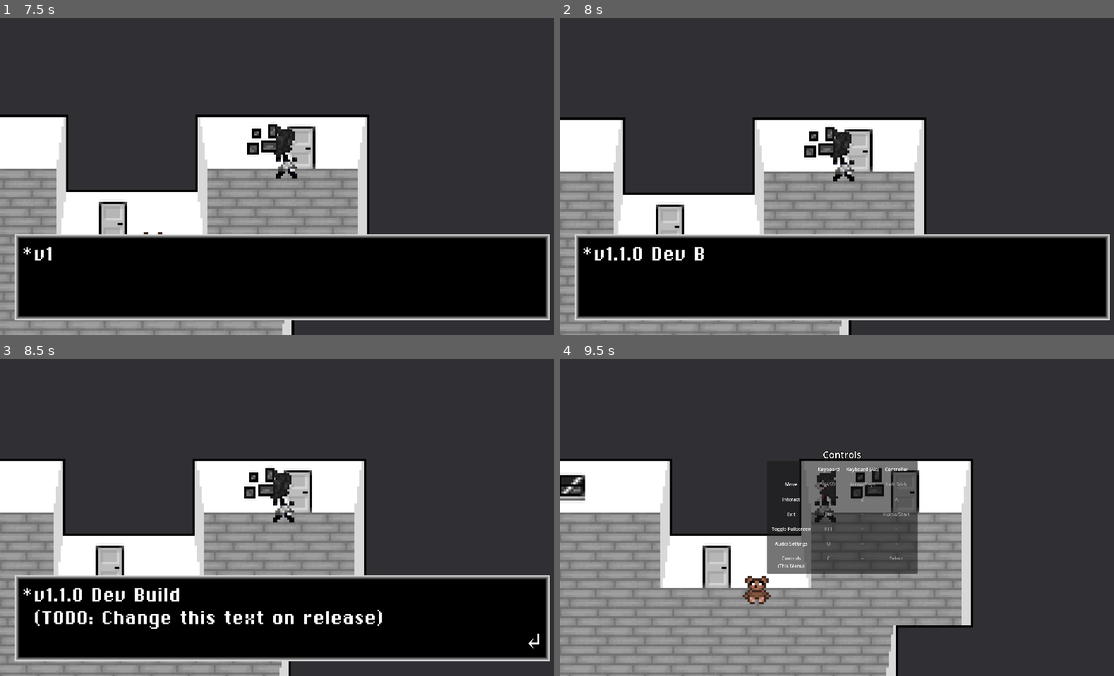
Above: before the commit, frames 1-4 (two rows, left to right).
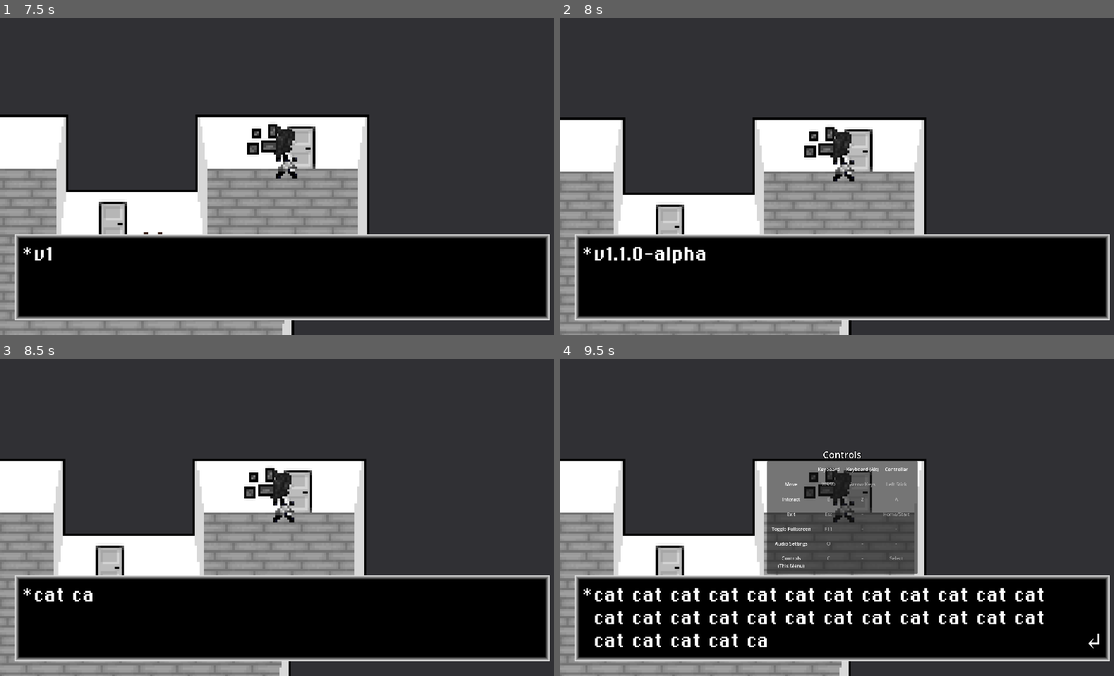
Above: after the commit, the same moments.

Repository: Theooolone/m-game
Game: Godot game, scene res://scenes/main.tscn
Two runs of this game, one before a commit and one after it. Both use one fixed random seed, a clock stepped at 60 frames per second and the inputs below.
Inputs:
- Up to frame 1 (7.5 s): tap Enter at 0.5 s; hold Right (right) 0.53-1.28 s; tap E (interact) at 0.6, 1.35, 2.3, 2.85, 3.6, 4.55, 5.1, 5.85, 6.8, 7.35 s; tap Space at 1.25 s; hold S (down) 1.28-2.03 s; hold Right (right) 2.03-2.78 s; tap C (show_controls) at 2.1, 4.35, 6.6 s; hold W (up) 2.78-3.53 s; hold A (left) 3.53-5.03 s; hold S (down) 5.03-5.78 s; hold Right (right) 5.78-6.53 s; hold W (up) 6.53-7.28 s; hold Right (right) from 7.28 s (still down)
- Up to frame 2 (8 s): keep holding Right (right)
- Up to frame 3 (8.5 s): release Right (right) at 8.03 s; hold S (down) from 8.03 s (still down); tap E (interact) at 8.1 s
- Up to frame 4 (9.5 s): release S (down) at 8.78 s; hold A (left) from 8.78 s (still down); tap C (show_controls) at 8.85 s; tap E (interact) at 9.05 s

Frame 1 is identical in both runs. In frame 2, 0.3% of the frame differs, in the area x 15-27%, y 72-78%; in frame 3, 1.7%; in frame 4, 40%, in the area x 0-100%, y 31-100%.

Commit message:
Door to cat minigame now works

Diff:
--- a/scenes/room.tscn
+++ b/scenes/room.tscn
@@ -11,6 +11,7 @@
 [ext_resource type="PackedScene" uid="uid://blrow0klriehp" path="res://scenes/baseobject.tscn" id="10_kf21y"]
 [ext_resource type="Texture2D" uid="uid://k2eocvy6b05o" path="res://assets/textures/objects/hubert.png" id="11_8wv3o"]
 [ext_resource type="Script" path="res://scripts/Border.gd" id="12_rgis5"]
+[ext_resource type="PackedScene" uid="uid://d3ba2vx8uqe8c" path="res://scenes/scene_change_interact_area.tscn" id="12_vrsm6"]
 
 [sub_resource type="RectangleShape2D" id="RectangleShape2D_m3x2g"]
 size = Vector2(108, 32)
@@ -247,8 +248,7 @@
 [node name="TextInteractArea2" parent="." instance=ExtResource("8_qnajo")]
 position = Vector2(168, 20)
 alert_type = 2
-textlist = Array[String](["v1.1.0 Dev Build
-(TODO: Change this text on release)"])
+textlist = Array[String](["v1.1.0-alpha.1", "cat cat cat cat cat cat cat cat cat cat cat cat cat cat cat cat cat cat cat cat cat cat cat cat cat cat cat cat ca"])
 
 [node name="Border" type="StaticBody2D" parent="."]
 position = Vector2(12, 144)
@@ -269,6 +269,10 @@
 alert_type = 0
 textlist = Array[String](["You don't recognise the individual in the photo", "So why do they look so familiar?"])
 
+[node name="SceneChangeInteractArea" parent="." instance=ExtResource("12_vrsm6")]
+position = Vector2(120, 351)
+scene_path = "res://scenes/catsim/cat_sim.tscn"
+
 [connection signal="body_entered" from="SpoopyArea" to="M" method="_on_spoopy_area_body_entered" flags=18]
 [connection signal="body_exited" from="SpoopyArea" to="M" method="_on_spoopy_area_body_exited" flags=18]
 
--- /dev/null
+++ b/scenes/scene_change_interact_area.tscn
@@ -0,0 +1,24 @@
+[gd_scene load_steps=4 format=3 uid="uid://d3ba2vx8uqe8c"]
+
+[ext_resource type="Script" path="res://scripts/change_scene.gd" id="1_hxjvu"]
+[ext_resource type="Texture2D" uid="uid://dgf38h33cdpxs" path="res://assets/textures/alerts/exclamation_mark.png" id="2_eamvv"]
+
+[sub_resource type="CircleShape2D" id="CircleShape2D_ve8uh"]
+radius = 16.0
+
+[node name="SceneChangeInteractArea" type="Area2D"]
+monitorable = false
+script = ExtResource("1_hxjvu")
+alert_type = 0
+scene_path = "res://scenes/funny_hubert.tscn"
+
+[node name="CollisionShape2D" type="CollisionShape2D" parent="."]
+shape = SubResource("CircleShape2D_ve8uh")
+
+[node name="Alert" type="Sprite2D" parent="."]
+z_index = 10
+position = Vector2(0, -41)
+texture = ExtResource("2_eamvv")
+
+[connection signal="body_entered" from="." to="." method="_on_body_entered" flags=18]
+[connection signal="body_exited" from="." to="." method="_on_body_exited" flags=18]
--- /dev/null
+++ b/scripts/change_scene.gd
@@ -0,0 +1,47 @@
+class_name SceneChangeInteractArea
+extends Area2D
+
+enum alert {
+	EXCLAMATION_MARK,
+	QUESTION_MARK,
+	NONE
+}
+
+@onready var alert_node = $Alert
+
+@export var alert_type: alert = alert.QUESTION_MARK
+@export_file("*.tscn") var scene_path
+
+var exclamation_alert_tex = preload("res://assets/textures/alerts/exclamation_mark.png")
+var question_alert_tex = preload("res://assets/textures/alerts/question_mark.png")
+
+var inrange = false
+
+
+# Called every frame. 'delta' is the elapsed time since the previous frame.
+func _process(_delta):
+	if inrange and Input.is_action_just_pressed("interact"):
+		var scene_instance = load(scene_path).instantiate()
+		get_node("/root").add_child(scene_instance)
+		get_parent().queue_free()
+
+
+
+func _on_body_entered(body):
+	if body.name != "M":
+		return
+	inrange = true
+	if alert_type != alert.NONE:
+		alert_node.show()
+	match alert_type:
+		alert.EXCLAMATION_MARK:
+			alert_node.texture = exclamation_alert_tex
+		alert.QUESTION_MARK:
+			alert_node.texture = question_alert_tex
+
+
+func _on_body_exited(body):
+	if body.name != "M":
+		return
+	inrange = false
+	alert_node.hide()
Not shown: 1 places in scenes/room.tscn that only renumber resources
